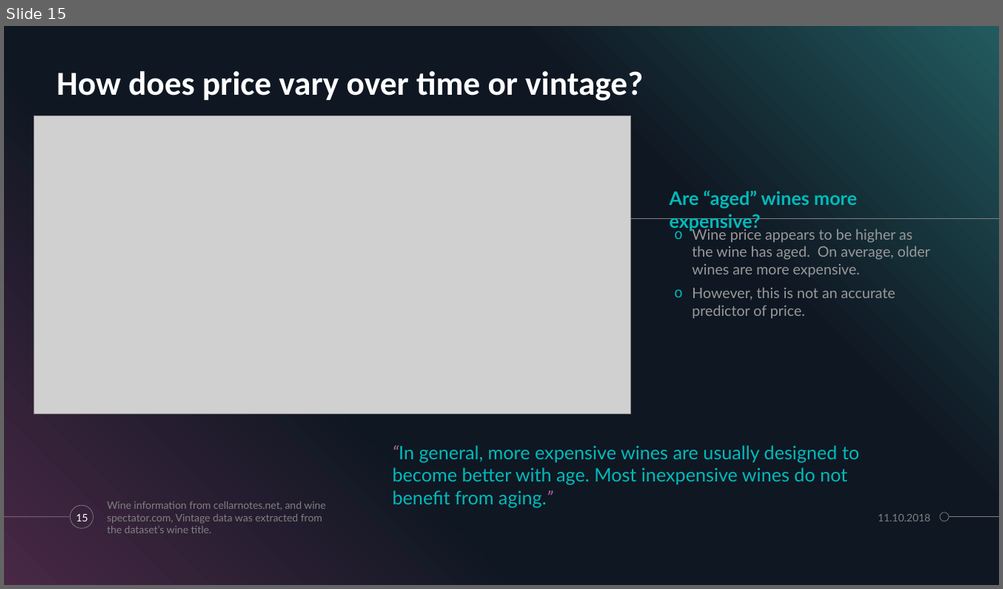
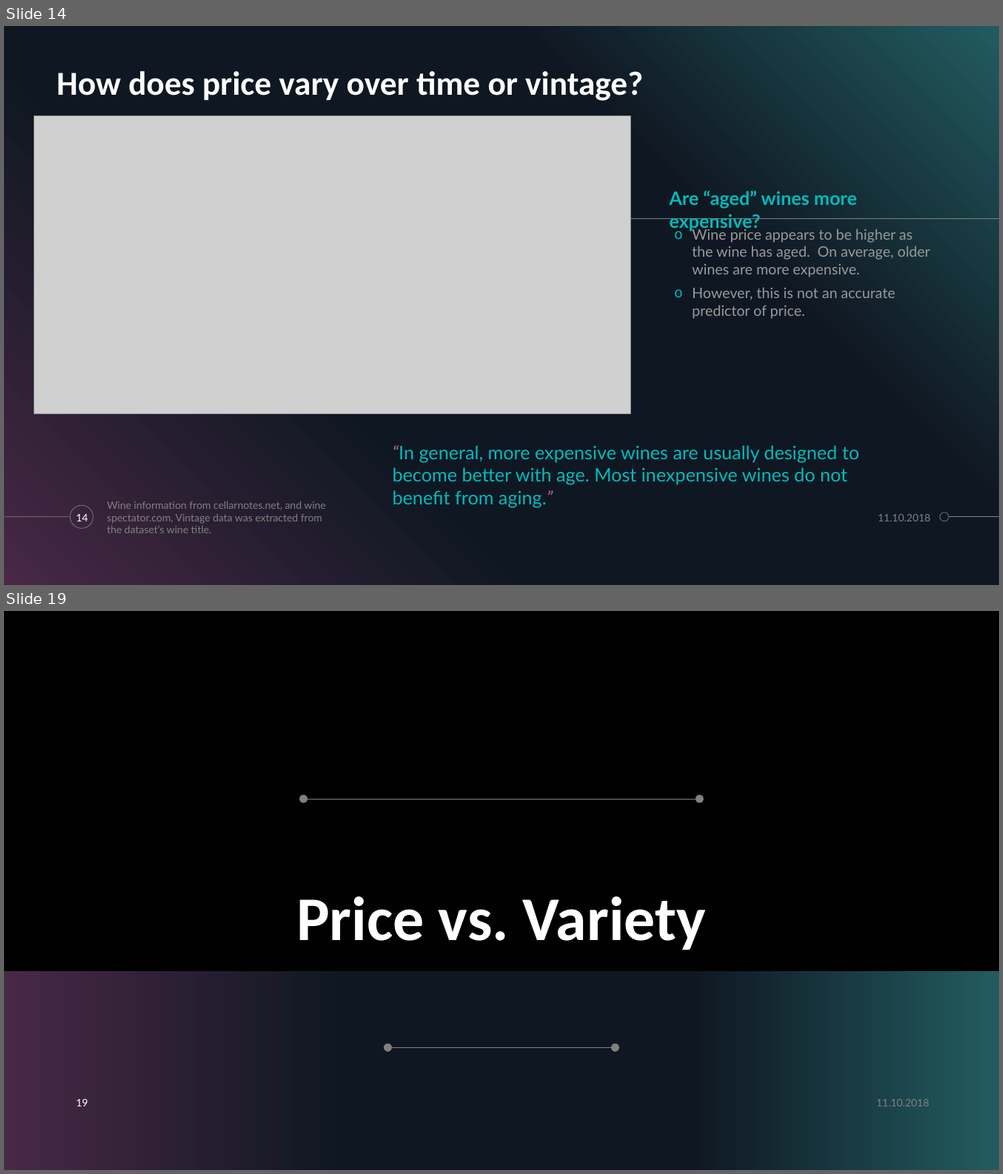
Before and after one commit to madengr00/PourTaste, a slide deck: Output/pourtaste_3.pptx. Shown one above the other, each under a label of ours: slide 15 before the commit, slides 14 and 19 after it; the slides between them are not shown. The pictures are 1003x589 and 1003x1174 pixels, drawn with LibreOffice and Linux fonts; fonts in the diff are those of the drawing; grey boxes stand for pictures; background and template pictures are left out. Boxes give left, top, right and bottom in pixels: in the first picture for what was removed or moved away, otherwise in the second. Text is boxed around its words. In the diff, an @@ line names an element or a change of style, - is before the commit and + after.

```diff
--- a/Output/pourtaste_3.pptx
+++ b/Output/pourtaste_3.pptx
@@ slide 19 added at <box>4,611,999,1170</box>, background #000000; not listed: 4 template elements that a slide beside it also shows @@
@@ ellipse added at <box>299,795,307,803</box>, fill #808080 @@
@@ line added from (303, 799) to (697, 799), #808080 1 pt @@
@@ ellipse added at <box>696,795,704,803</box>, fill #808080 @@
@@ title added at <box>296,897,706,951</box>, 60 pt, text #FFFFFF, bold @@
+Price vs. Variety
@@ rectangle added at <box>4,971,999,1170</box>, fill gradient #482845 to #0F1722 to #225B5F @@
@@ ellipse added at <box>384,1044,392,1052</box>, fill #808080 @@
@@ line added from (386, 1048) to (612, 1048), #808080 1 pt @@
@@ ellipse added at <box>611,1044,619,1052</box>, fill #808080 @@
@@ page number added at <box>76,1099,88,1107</box>, 10 pt, text #FFFFFF @@
+19
@@ text added at <box>876,1099,928,1107</box>, 10 pt, text #808080 @@
+11.10.2018
@@ what was slide 15 is now slide 14 @@
@@ page number at <box>76,514,88,522</box>: text changed @@
-15
+14
```
Also in this commit, not shown: 18 slides changed, 1 other slide added, 1 slide removed, 2 other files.
